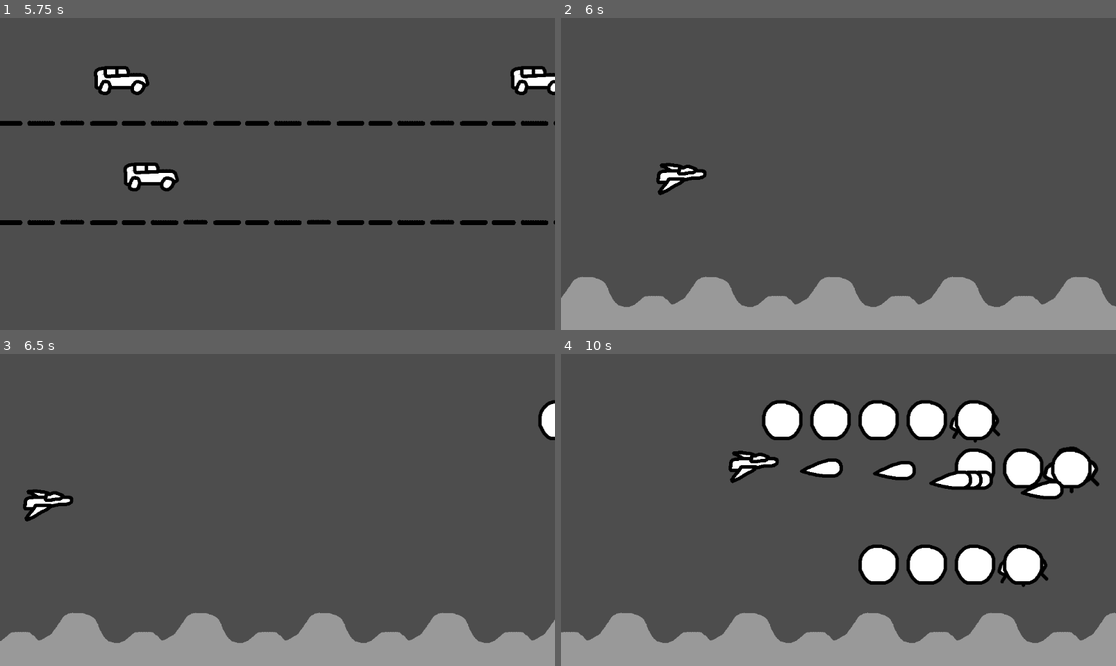
Above: before the commit, frames 1-4 (two rows, left to right).
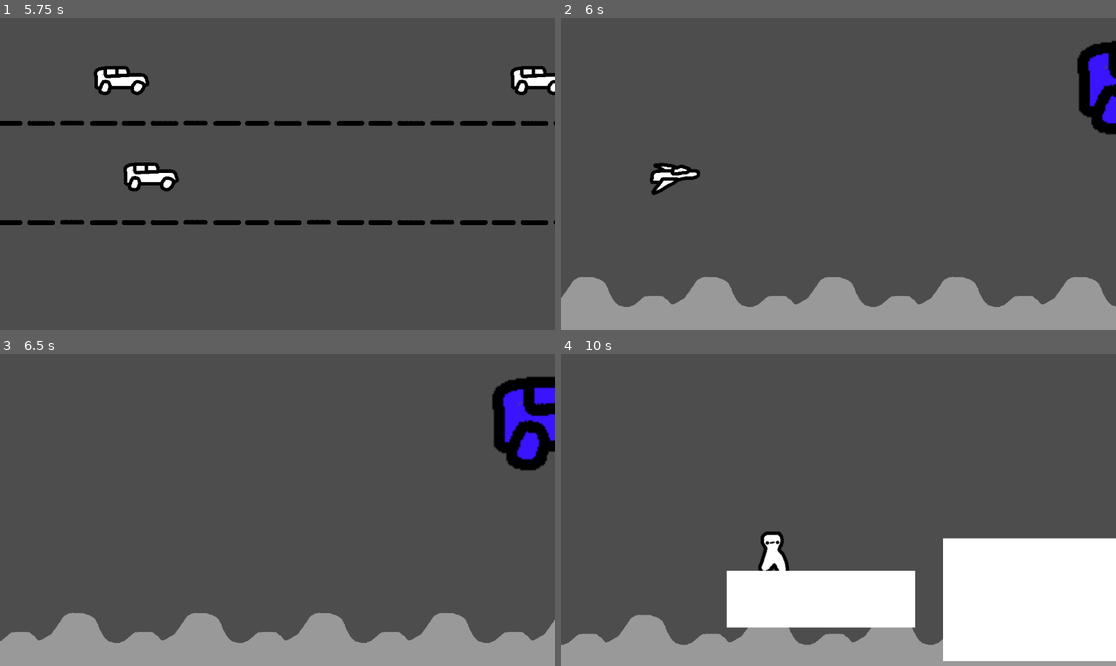
Above: after the commit, the same moments.

Repository: aznoqmous/a11y
Game: Godot game, scene res://scenes/racing_game/racing_scene.tscn
Same seed, same stepped clock (60 frames per second), same inputs: the game is played once before the commit and once after it.
Inputs (mouse positions are in pixels of both pictures, inside the frame that each line leads up to):
- Up to frame 1 (5.75 s): move the mouse to (399, 158) at 0.52 s; press the mouse at (399, 158) at 0.53 s; hold D (Right) 0.53-2.03 s; tap W (Up) at 0.77, 1.52, 3.02, 3.77, 4.52 s; move the mouse to (166, 189) at 1.27 s; release the mouse at (166, 189) at 1.28 s; tap Space (Space) at 1.35, 2.85, 4.35 s; move the mouse to (333, 105) at 2.02 s; press the mouse at (333, 105) at 2.03 s; hold A (Left) 2.03-2.78 s; move the mouse to (249, 236) at 2.77 s; release the mouse at (249, 236) at 2.78 s; hold D (Right) 2.78-4.28 s; move the mouse to (444, 220) at 3.52 s; press the mouse at (444, 220) at 3.53 s; move the mouse to (111, 127) at 4.27 s; release the mouse at (111, 127) at 4.28 s; hold A (Left) 4.28-5.03 s; move the mouse to (305, 174) at 5.02 s; press the mouse at (305, 174) at 5.03 s; hold D (Right) from 5.03 s (still down)
- Up to frame 2 (6 s): move the mouse to (755, 96) at 5.77 s; release D (Right) at 5.78 s; release the mouse at (755, 96) at 5.78 s; hold A (Left) from 5.78 s (still down); tap Space (Space) at 5.85 s
- Up to frame 3 (6.5 s): keep holding A (Left); tap W (Up) at 6.02 s
- Up to frame 4 (10 s): move the mouse to (960, 494) at 6.52 s; press the mouse at (960, 494) at 6.53 s; tap W (Up) at 6.77, 7.52, 9.02, 9.77 s; move the mouse to (727, 525) at 7.27 s; release A (Left) at 7.28 s; release the mouse at (727, 525) at 7.28 s; hold D (Right) 7.28-9.53 s; tap Space (Space) at 7.35, 8.85 s; move the mouse to (894, 441) at 8.02 s; press the mouse at (894, 441) at 8.03 s; move the mouse to (810, 572) at 8.77 s; release the mouse at (810, 572) at 8.78 s; move the mouse to (1005, 556) at 9.52 s; press the mouse at (1005, 556) at 9.53 s; hold A (Left) from 9.53 s (still down)

Frame 1 is identical in both runs. In frame 2, 2.2% of the frame differs, in the area x 16-100%, y 7-57%; in frame 3, 3.4%; in frame 4, 29%, in the area x 0-100%, y 14-99%.

Commit message:
Add asteroid, tweak vessel, modify some shmup scene values

Diff:
--- /dev/null
+++ b/resources/shmup_game/asteroid.tres
@@ -0,0 +1,10 @@
+[gd_resource type="Resource" script_class="SpawnedResource" format=3 uid="uid://d2i6ppqqoft0y"]
+
+[ext_resource type="PackedScene" uid="uid://bb8bhjb17kpyr" path="res://scenes/shmup_game/foe_asteroid.tscn" id="1_qy7gh"]
+[ext_resource type="Script" uid="uid://bjubkomc0m1mv" path="res://scripts/spawned_resource.gd" id="2_uv2qd"]
+
+[resource]
+script = ExtResource("2_uv2qd")
+cost = 1.0
+packed_scene = ExtResource("1_qy7gh")
+metadata/_custom_type_script = "uid://bjubkomc0m1mv"
--- /dev/null
+++ b/scenes/shmup_game/foe_asteroid.tscn
@@ -0,0 +1,25 @@
+[gd_scene format=3 uid="uid://bb8bhjb17kpyr"]
+
+[ext_resource type="Script" uid="uid://cp7esn5isowts" path="res://scripts/foe.gd" id="1_wmmmj"]
+[ext_resource type="PackedScene" uid="uid://cfd7crw1aflmp" path="res://scenes/shmup_game/foe_bullet.tscn" id="2_7ucxo"]
+[ext_resource type="Texture2D" uid="uid://dpn431obxhw3n" path="res://sprites/racing_game/racing-car.png" id="3_wmmmj"]
+
+[sub_resource type="CircleShape2D" id="CircleShape2D_tuqxm"]
+radius = 190.44421
+
+[node name="FoeAsteroid" type="Area2D" unique_id=2070314878]
+collision_layer = 2
+script = ExtResource("1_wmmmj")
+speed = Vector2(-100, 0)
+max_health = 10.0
+bullet_scene = ExtResource("2_7ucxo")
+bullet_speed = 300.0
+fire_cooldown = 0.0
+
+[node name="Sprite2D" type="Sprite2D" parent="." unique_id=510771067]
+modulate = Color(0.23137255, 0.078431375, 1, 1)
+scale = Vector2(3.23, 3.23)
+texture = ExtResource("3_wmmmj")
+
+[node name="CollisionShape2D" type="CollisionShape2D" parent="." unique_id=2004015991]
+shape = SubResource("CircleShape2D_tuqxm")
--- a/scenes/shmup_game/foe_vessel.tscn
+++ b/scenes/shmup_game/foe_vessel.tscn
@@ -10,10 +10,11 @@
 [node name="FoeVessel" type="Area2D" unique_id=2070314878]
 collision_layer = 2
 script = ExtResource("1_je138")
-speed = Vector2(-100, 0)
+speed = Vector2(-150, 0)
 max_health = 3.0
 bullet_scene = ExtResource("2_jnkde")
-bullet_speed = 200.0
+bullet_speed = 300.0
+fire_cooldown = 3.0
 
 [node name="Sprite2D" type="Sprite2D" parent="." unique_id=510771067]
 texture = ExtResource("2_eq0s1")
--- a/scenes/shmup_game/shmup_scene.tscn
+++ b/scenes/shmup_game/shmup_scene.tscn
@@ -8,6 +8,7 @@
 [ext_resource type="Script" uid="uid://bjubkomc0m1mv" path="res://scripts/spawned_resource.gd" id="5_f4yiw"]
 [ext_resource type="PackedScene" uid="uid://4hgdrya6rqd5" path="res://scenes/shmup_game/player_bullet.tscn" id="5_sxcim"]
 [ext_resource type="Resource" uid="uid://du6yoohm1j47w" path="res://resources/shmup_game/vessel.tres" id="7_gcbj8"]
+[ext_resource type="Resource" uid="uid://d2i6ppqqoft0y" path="res://resources/shmup_game/asteroid.tres" id="9_hd3y3"]
 
 [sub_resource type="CircleShape2D" id="CircleShape2D_xh4ap"]
 radius = 53.338543
@@ -35,6 +36,9 @@
 position = Vector2(261, 322)
 collision_mask = 2
 script = ExtResource("3_gcbj8")
+move_speed = 700.0
+fire_speed = 0.1
+bullet_speed = 1500.0
 bullet_scene = ExtResource("5_sxcim")
 bullet_parent = NodePath("..")
 
@@ -48,7 +52,7 @@
 script = ExtResource("4_hd3y3")
 spawn_parent = NodePath("../World")
 spawn_points = [NodePath("Spawns/Lane1"), NodePath("Spawns/Lane2"), NodePath("Spawns/Lane5"), NodePath("Spawns/Lane6")]
-spawned_resources = Array[ExtResource("5_f4yiw")]([ExtResource("7_gcbj8")])
+spawned_resources = Array[ExtResource("5_f4yiw")]([ExtResource("7_gcbj8"), ExtResource("9_hd3y3")])
 
 [node name="Spawns" type="Node2D" parent="Spawner" unique_id=538415116]
 position = Vector2(1008, 0)
